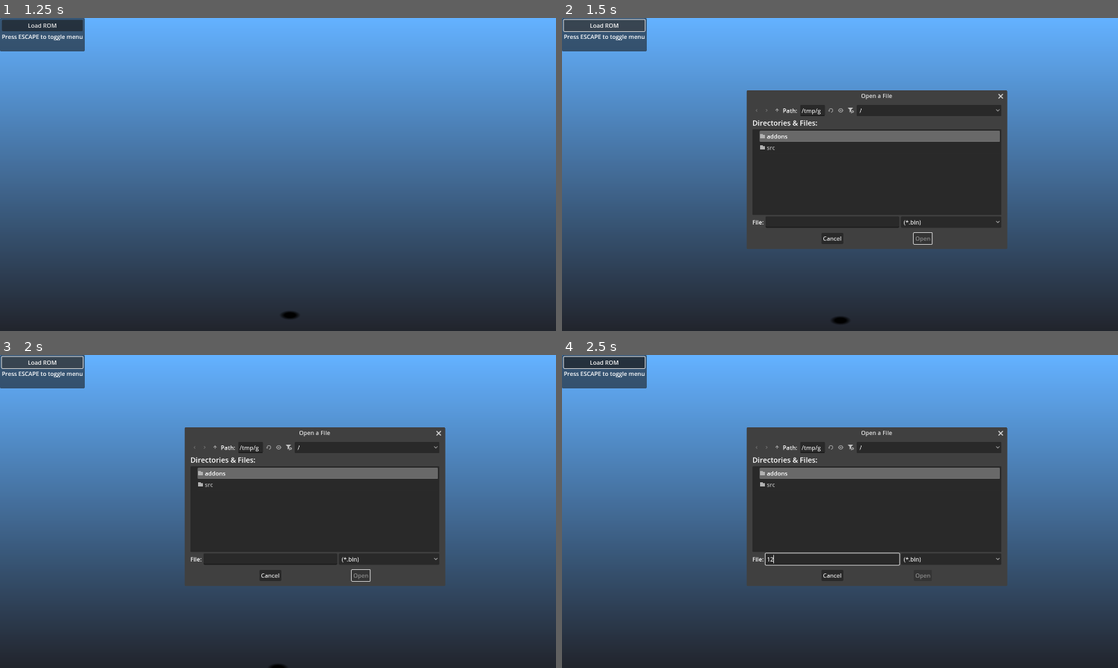
Above: before the commit, frames 1-4 (two rows, left to right).
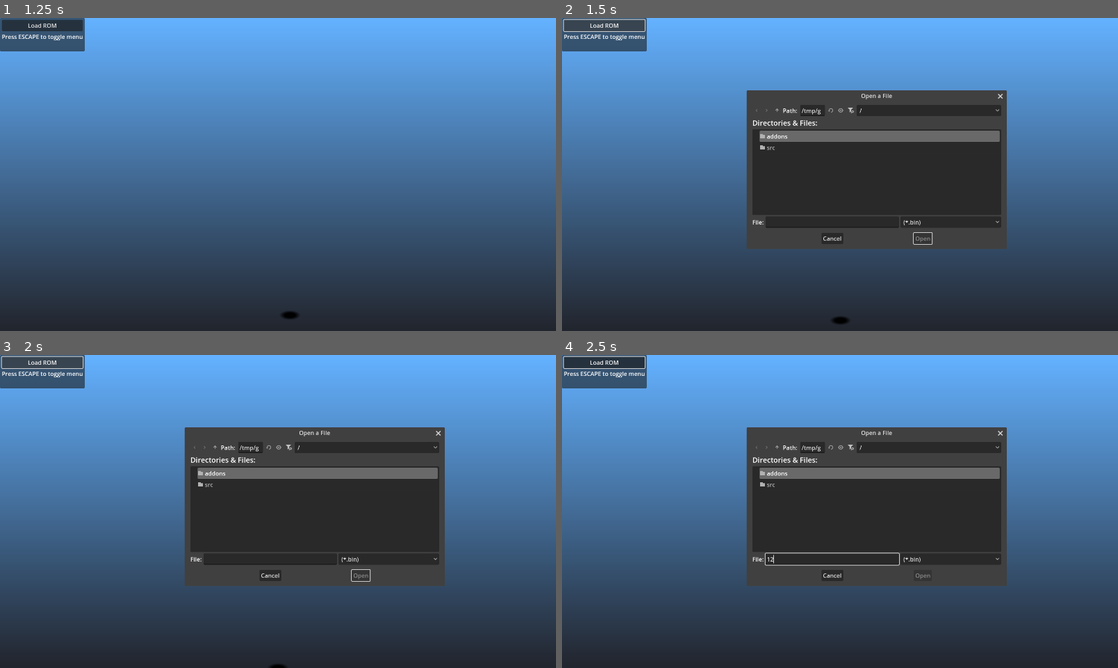
Above: after the commit, the same moments.

Repository: mrgudenheim/TacticsEngineG
Game: Godot game, scene res://src/Map/map_viewer.tscn
The game is run twice, just before and just after one commit, with the same random seed, the same clock (stepped at 60 frames per second) and the same inputs.
Inputs (mouse positions are in pixels of both pictures, inside the frame that each line leads up to):
- Up to frame 1 (1.25 s): tap Enter (ui_accept) at 0.5, 0.77 s; move the mouse to (400, 158) at 0.52 s; hold D from 0.53 s (still down); tap Down (camera_down) at 0.6 s; click (400, 158) at 0.67 s
- Up to frame 2 (1.5 s): release D at 1.25 s; click "Load ROM" at 1.25 s
- Up to frame 3 (2 s): no input
- Up to frame 4 (2.5 s): click (834, 558) at 2.02 s; type "12" at 2.1 s

Frame 1 is identical in both runs. In frame 2, 0.1% of the frame differs, in the area x 61-81%, y 23-74%; in frame 3, 0.1%; in frame 4, 0.1%, in the area x 60-81%, y 23-74%.
Error in both runs: Invalid access to property or key 'sequences' on a base object of type 'Nil'. (res://src/Unit/unit_animation_manager.gd:504)

Commit message:
added map names to dropdown

Diff:
--- a/src/Map/map_viewer.gd
+++ b/src/Map/map_viewer.gd
@@ -86,9 +86,12 @@
 	push_warning("on rom loaded")
 	load_rom_button.visible = false
 
-	for file_name in RomReader.file_records.keys():
-		if file_name.contains(".GNS"):
-			map_dropdown.add_item(file_name)
+	for file_record: FileRecord in RomReader.file_records.values():
+		if file_record.name.contains(".GNS"):
+			var map_name: String = ""
+			if RomReader.fft_text.map_names.size() > file_record.type_index:
+				map_name = " " + RomReader.fft_text.map_names[file_record.type_index]
+			map_dropdown.add_item(file_record.name + map_name)
 
 	var default_map_index: int = 56 # Orbonne
 	default_map_index = 22 # Gariland
--- a/src/Map/map_viewer.tscn
+++ b/src/Map/map_viewer.tscn
@@ -365,7 +365,6 @@
 
 [node name="SpriteViewer" type="Sprite3D" parent="."]
 transform = Transform3D(1, 0, 0, 0, 0.707107, 0.707107, 0, -0.707107, 0.707107, 0, 5, 0)
-visible = false
 pixel_size = 0.05
 billboard = 1
 texture_filter = 0
